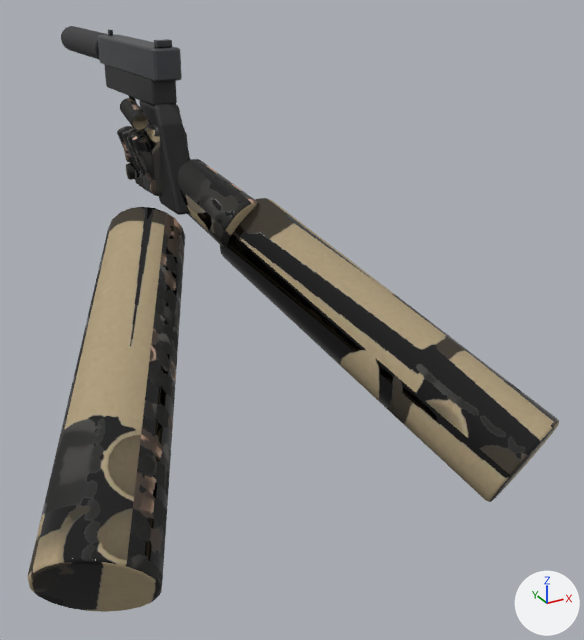
The glTF model spil/sigtekorn/modeller/lydloes.glb, before and after one commit.
The view is the same before and after, from a 50 mm camera at (-0.3, -0.867, 0.128) aimed at (0.087, -0.164, -0.224). The lights are fixed; the arrows at lower right show +X, +Y and +Z. The picture after the commit comes second. Vertices at exactly the same position are counted once.

Names of what the first picture shows: 'hænder', 'lydloes'.
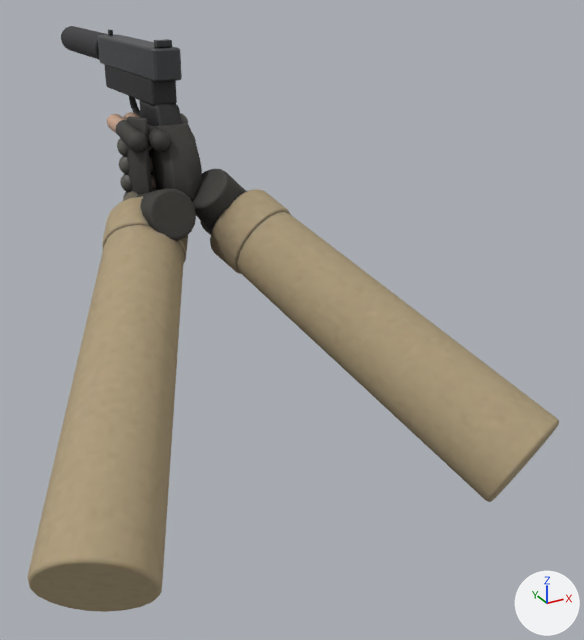
The edits, one by one:
me_højre_håndflade is used by ob_hænder; location (0.0, 0.0, 0.0).
me_højre_håndflade had 1296 vertices, 2536 faces and spanned x -0.244..0.235, y -0.446..0.015, z -0.343..0.0.
me_højre_håndflade now has 22320 vertices, 44304 faces and spans x -0.244..0.235, y -0.446..0.021, z -0.343..-0.014.
me_højre_håndflade part 1: a new loose piece, a UV sphere (16 segments, 10 rings, poles along z) spanning x 0.01..0.032, y -0.039..-0.017, z -0.04..-0.018, in mat_hænder.
me_højre_håndflade part 2: a new loose piece, a UV sphere (16 segments, 10 rings, poles along z) spanning x -0.029..-0.009, y -0.09..-0.069, z -0.046..-0.025, in mat_hænder.
me_højre_håndflade part 3: the loose piece of 108 vertices spanning x -0.012..0.071, y -0.151..-0.051, z -0.145..-0.058 is copied, and the copy is multiplied about its middle by the matrix ((0.067, -0.709, 0.461), (0.943, 0.274, 0.123), (-0.034, 0.068, 0.798)), then moved by (0.007, 0.004, -0.002); it spans x 0.0..0.074, y -0.128..-0.065, z -0.14..-0.067.
me_højre_håndflade part 4: a new loose piece, a UV sphere (16 segments, 10 rings, poles along z) spanning x -0.052..-0.029, y -0.052..-0.029, z -0.076..-0.053, in mat_hænder.
me_højre_håndflade part 5: a new loose piece, a UV sphere (16 segments, 10 rings, poles along z) spanning x -0.052..-0.029, y -0.053..-0.03, z -0.095..-0.072, in mat_hænder.
me_højre_håndflade part 6: 14 vertices moved within x -0.036..0.025, y -0.061..0.01, z -0.1..-0.015; 1026 vertices removed from x -0.039..0.071, y -0.151..0.015, z -0.145..0.0; 17708 vertices added at x -0.09..0.109, y -0.157..0.02, z -0.18..-0.014.
me_højre_håndflade part 7: 472 kept faces spanning x -0.244..0.235, y -0.446..-0.057, z -0.343..-0.095 get new texture (UV) coordinates.
Other edits to the shape of me_højre_håndflade do not show in these pictures.

Pixel boxes [x1, y1, x2, y2] of what changed, in the pictures (584 x 640 px):
'hænder', reshaped
    before: [27, 98, 559, 612]
    after: [27, 112, 559, 612]
part 1 of me_højre_håndflade, added (mostly hidden)
    after: [180, 113, 188, 124]
part 2 of me_højre_håndflade, added
    after: [150, 131, 170, 151]
part 3 of me_højre_håndflade, added
    after: [191, 169, 247, 232]
part 4 of me_højre_håndflade, added
    after: [119, 156, 129, 174]
part 5 of me_højre_håndflade, added
    after: [120, 174, 132, 192]
part 6 of me_højre_håndflade, built on
    before: [117, 98, 259, 247]
    after: [102, 112, 291, 274]
part 7 of me_højre_håndflade, surface changed (black to beige)
    before: [27, 198, 559, 611]
    after: [27, 212, 559, 611]
